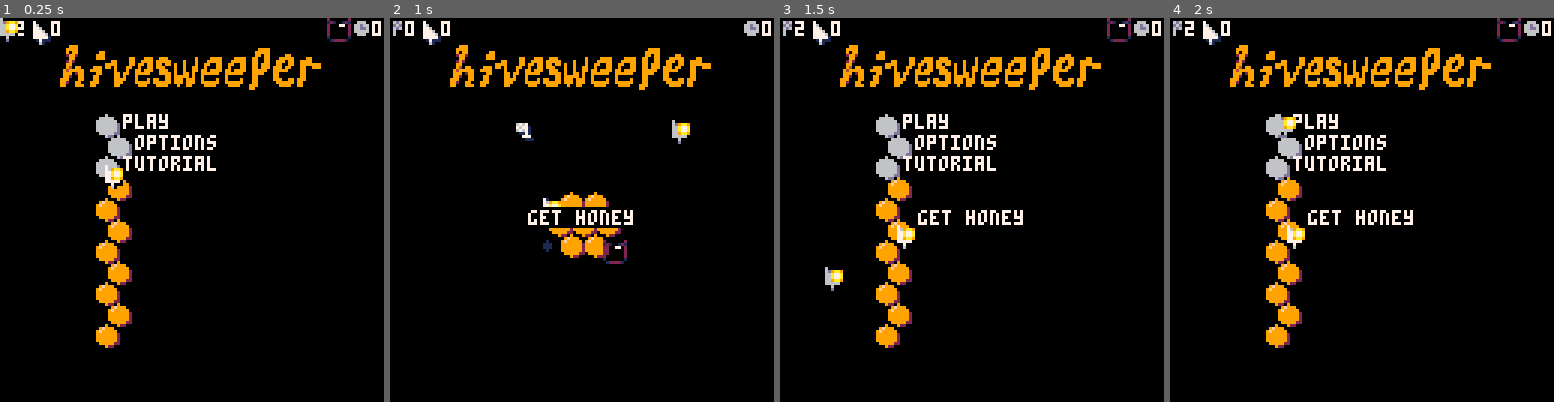
Above: before the commit, frames 1-4 (left to right).
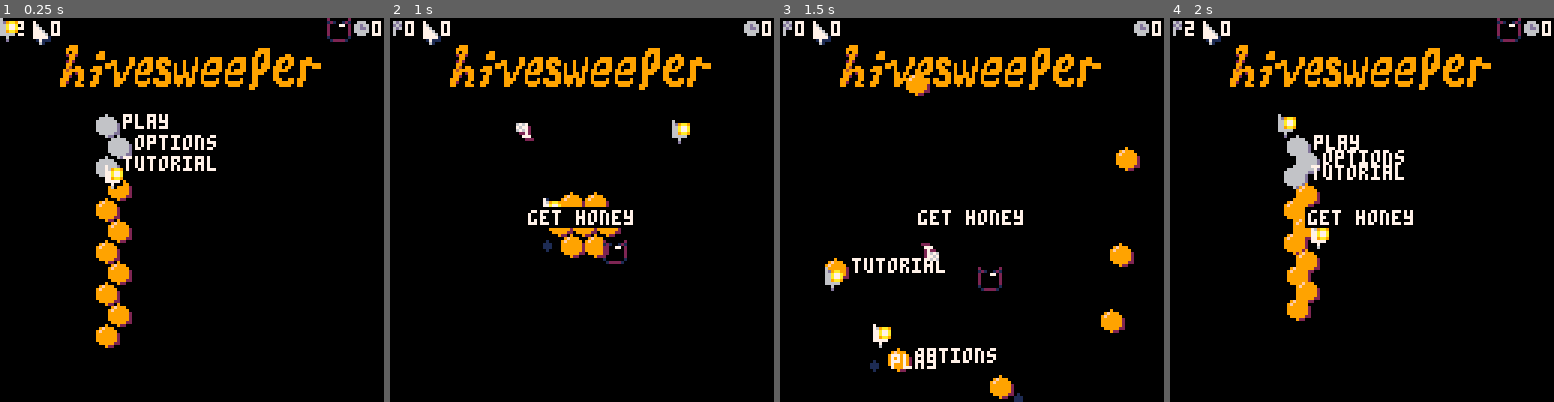
Above: after the commit, the same moments.

Repository: seaspaces27/hivesweeper-p8
Game: PICO-8 cartridge hivesweeper.p8
Two runs of this game, one before a commit and one after it. Both use one fixed random seed, a clock stepped at 60 frames per second and the inputs below.
Inputs (mouse positions are in pixels of both pictures, inside the frame that each line leads up to):
- Up to frame 1 (0.25 s): no input
- Up to frame 2 (1 s): tap X (X key) at 0.33 s; click (670, 121) at 0.67 s; tap O (Z key) at 0.7 s
- Up to frame 3 (1.5 s): tap X (X key) at 1.07 s; click (826, 267) at 1.22 s
- Up to frame 4 (2 s): hold Right from 1.6 s (still down); tap O (Z key) at 1.7 s; click (1277, 114) at 1.77 s; tap X (X key) at 1.85 s

Frame 1 is identical in both runs. In frame 2, less than 0.1% of the frame differs, in the area x 33-38%, y 28-33%; in frame 3, 7.5%, in the area x 3-94%, y 0-100%; in frame 4, 6.4%.

Commit message:
screen-transition system
basic implementation

Diff:
--- a/hivesweeper.p8
+++ b/hivesweeper.p8
@@ -33,6 +33,8 @@
   if s.screen==1 then
    s.tiles={"mouse (classic)","regular"}
   end
+  --set_new_hive(function()new_hive(1,#menu.tiles+8,nil,
+  --32,32)end,0)
   new_hive(1,#menu.tiles+8,nil,
   32,32)
   for i=1,#menu.tiles do
@@ -61,32 +63,31 @@
    //players[1].hin=1
    players[1].id=2
    sfx(5)
-  end
-  if s.tut_frame==80 then
+  elseif s.tut_frame==80 then
    //players[1].hin=1
    players[1].id=5
    sfx(7)
-  end
-  if s.tut_frame==90 then
+  elseif s.tut_frame==90 then
    players[1].a=true
-  end
-  if s.tut_frame==100 then
+  elseif s.tut_frame==100 then
    players[1].a=false
    music(2)
-  end
-  if s.tut_frame==110 then
+  elseif s.tut_frame==110 then
    players[1].id=8
    music(2)
-  end
-  if s.tut_frame==200 and #titlecards==0 then
+  elseif s.tut_frame==200 and #titlecards==0 then
    new_titlecard("avoid bees",90,-1)
-  end
-  if s.tut_frame==230 then
+  elseif s.tut_frame==230 then
    players[1].id=7
    debug=true
-  end
-  if s.tut_frame==260 then
+  elseif s.tut_frame==260 then
    mines[2]=true
+   sfx(11)
+  elseif s.tut_frame==290 then
+   relocate_bee(2,3)
+   sfx(11)
+  elseif s.tut_frame==320 then
+   relocate_bee(3,6)
    sfx(11)
   end
   --players[1].hin=1
@@ -101,11 +102,12 @@
 	  elseif(s.mode=="mouse (classic)")then
 	  	menu.active=false
 	  	set_plrs(0)
-	   new_hive(10,10)
+	   set_new_hive(function()new_hive(10,10)end,1)
 	   new_titlecard("classic")
 	  elseif(s.mode=="regular")then
 	  	menu.active=false
-	   new_hive(15,10)
+	   --new_hive(15,10)
+	   set_new_hive(function()new_hive(15,10)end,1)
 	   new_titlecard("regular")
 	  elseif(s.mode=="tutorial")then
 	   s:tut()
@@ -125,7 +127,8 @@
      if s.mode=="tutorial"then
       s.mode="menu"
       menu.screen=0 music(-1)
-	  	  menu:init()
+      set_new_hive(function()menu:init()end,1)
+	  	  --menu:init()
       break
      end
      print(b, b*5 + 10, p*7, p+1)
@@ -216,6 +219,11 @@
   flagfield[fl.id]=1
  end
  fl.upd=function(s)
+	 if(not s.dying)then
+	  local cell=hives_screen_pos[id]
+  	s.x=lerp(s.x,cell[1],.4)
+  	s.y=lerp(s.y,cell[2],.4)
+  end
  end
  fl.drw=function(s)
   if not s.dying then
@@ -356,7 +364,7 @@
  --update plr inputs
  for i=1,#players do
   local plr=players[i]
-  if #titlecards==0 then
+  if #titlecards==0 and not transition.active then
   	plr:upd()
   else
    plr:move()
@@ -392,7 +400,7 @@
    plr.id=plr.togo
   end
  end
- if(move_sfx and #players<=2)sfx(5+rnd(4))
+ if(move_sfx and #players<=2)print(default_tile..rnd(footsteps))
 
  --hive interaction
  --selecting=nil
@@ -461,7 +469,10 @@
  for i=#hblobs,1,-1 do
   hblobs[i]:upd()
  end
-
+ --update screen transitions
+ if transition.active then
+  transition:upd()
+ end
  --menu
  if(menu.active)menu:upd()
 
@@ -641,9 +652,19 @@
  spr(3,cell[1],cell[2])
 end
 
-function relocate_bee(id)
+function swap_bee(id,t_id)
+ mines[id]=false
+ mines[t_id]=true
+end
+
+function relocate_bee(id,t_id)
 	if mines[id]then
 	 mines[id]=false
+	 --target id exists
+	 if t_id then
+	  mines[t_id]=true return
+	 end
+
 	 for i=1,#mines do --swap with earliest non-mine cell
 	  if(i~=id and (mines[i]==nil or mines[i]==false))then
 	   --move bee
@@ -653,8 +674,10 @@
 	   --update number list
 	   local adj=neighbours(id)
 	   for j=1,#adj do
-	    numbers[adj[j]]-=1
-	    if(numbers[adj[j]]==0)numbers[adj[j]]=nil
+	    if numbers[adj[j]]then
+		    numbers[adj[j]]-=1
+		    if(numbers[adj[j]]==0)numbers[adj[j]]=nil
+	    end
 	   end
 	   local adj=neighbours(i)
 	   for j=1,#adj do
@@ -705,11 +728,20 @@
  t_end=time()
  game_length=t_end-t_start
 end
+
+function shake_cells(amt,frames)
+ for i,v in pairs(hives_screen_pos)do
+  v[1]+=rrnd(amt)
+  v[2]+=rrnd(amt)
+ end
+end
+
 function winlose(gameover)
  if gameover then--unopened<(total_bees or 0) then
   --lost
  	sfx(3) gamerunning=false
   local offset=0
+  shake_cells(1,2)
   for j=1,#mines do
   --mark all mines
    if mines[j]==true and revealed[j]==false then
@@ -882,6 +914,15 @@
  honeyjar.pressed=10
  honeyjar.ui_pos=true
 end honeyjar:init()
+honeyjar.leak=function(s)
+ if s.pips>0 then
+  for i=1,s.pips do
+   local hb=honeyblob(nil)
+   hb.phase=2 hb.alive=false
+   hb.dy=i*.3 s.pips-=1 hb.dx=0
+  end
+ end
+end
 honeyjar.drw=function(s)
  local id=26 local oy=s.pressed==0 and 0 or 1
  if(s.open)id=25
@@ -892,33 +933,48 @@
  spr(id,s.x,s.y+oy)
  s.pressed=max(s.pressed-1,0)
  --if(s.pressed>0)spr(27,s.x,s.y+oy-p-2)
+ if not gamerunning then
+  print("\#0"..s.pips,s.x+2,s.y+oy+9)
+ end
 end
 
 hblobs={}
 function honeyblob(id)
- local c=hives_screen_pos[id]
- local hb={}hb.x=c[1] hb.y=c[2]
+
+ local hb={}
+ local c=hives_screen_pos[id]or {honeyjar.x+4,honeyjar.y}
+ hb.x=c[1] hb.y=c[2]
  hb.phase=0 hb.t=0 hb.offset=0
- hb.id=id
+ hb.id=id hb.alive=gamerunning
+ hb.dy=-rnd(1) hb.dx=rrnd(2)
+ hb.init=function(s)
+
+ end
  hb.upd=function(s)
   s.t+=1
-  if s.t==3then
+  if s.t==3 and s.phase==0 then
    if(mines[s.id]==true)del(hblobs,s)
    s.phase=1
    s.offset=s.x-16
    if(s.x>=64)s.offset=s.x+16
   end
   if s.phase==1then
-   s.x=lerp(s.x,
-   s.offset,.1)
-   --s.y=lerp(s.y,honeyjar.y-4,.05)
-   if(s.x==s.offset or s.t>8)s.phase=2s.offset=y
+   s.x=lerp(s.x,s.offset,.1)
+   if(s.t>8)s.phase=2s.offset=y s.t=0
    s.y=lerp(s.y,s.y-3,.1)
   elseif s.phase==2then
-   s.x=lerp(s.x,honeyjar.x,.12)
-   s.y=lerp(s.y,honeyjar.y,--.05
-   (mid(.4,.24,abs(honeyjar.y-s.y)/64)*.4)
-   )
+   if s.alive then --go to jar
+	   s.x=lerp(s.x,honeyjar.x,.12)
+	   s.y=lerp(s.y,honeyjar.y,--.05
+	   (mid(.4,.24,abs(honeyjar.y-s.y)/64)*.4)
+	   )
+   else--fall away
+    s.x+=s.dx
+    s.y+=s.dy
+    s.dy+=.07 --gravity
+    s.dx*=.9
+    if(s.y>130)del(hblobs,s)
+   end
    --if(s.x==honeyjar.x)s.phase=3
   end
   if abs(s.y-honeyjar.y)<4
@@ -932,16 +988,92 @@
 	 if s.phase==0 then
 	 	spr(40,s.x,s.y)
 	 elseif s.phase<=2then
+	  if s.phase==2 and not s.alive then
+	   pal(9,13)pal(10,6)
+	   if(s.t==0)sfx(11)honeyjar.pressed=2
+	  end
 	  spr(34,s.x,s.y)
+	  pal()
 	 end
  end
  hb.drw_outline=function(s)
 	 if s.phase~=0 and s.phase<=2then
+	  if s.phase==2 and not s.alive then
+	   pal(2,1)pal(4,5)
+	  end
 	  spr(35,s.x,s.y)
+	  pal()
 	 end
  end
  add(hblobs,hb)
  return hblobs
+end
+
+transition={}
+transition.init=function(s)
+ transition.active=false
+ transition.t=0
+	transition.call=nil
+	transition.screenpos={}
+	transition.phase=0
+end
+transition:init()
+function set_new_hive(hive_func,typ)
+ transition.call=hive_func
+ transition.active=true
+ transition.screenpos=hives_screen_pos
+end
+transition.upd=function(s)
+ if s.phase==0 then
+	 local spd=.1+s.t*.2
+	 for i,v in pairs(hives_screen_pos) do
+	  local dx=abs(v[1])-64
+	  local dy=abs(v[2])-64
+	  local dist=sqrt(dx+dy)
+	  local a=atan2(dx,dy)
+	  a+=.13
+	  v[1]+=cos(a)*spd
+	  v[2]+=sin(a)*spd
+	 end
+	 if s.t==40 then --load new hive
+	  //honeyjar:leak()
+	  s.phase=1
+	  if(s.call)s.call()
+	  --copy values
+	  for i,v in pairs(hives_screen_pos)do
+	   s.screenpos[i]={v[1],v[2]}
+	   v[1]=64 v[2]=64
+	  end
+	  s.t=0
+	 end
+ else
+  for i,v in pairs(hives_screen_pos)do
+	  local target=s.screenpos[i]
+
+	  local dx=abs(target[1]-64)
+	  local dy=abs(target[2]-64)
+	  local dist=sqrt(dx+dy)
+	  local a=atan2(dx,dy)
+
+	  local amt=((dist/64)+a)*.1
+	  v[1]=lerp(v[1],s.screenpos[i][1]
+	  ,amt)
+	  v[2]=lerp(v[2],s.screenpos[i][2]
+	  ,amt)
+	 end
+	 if s.t>=40 then
+	  --finalise positions
+	  for i,v in pairs(hives_screen_pos)do
+	   local target=s.screenpos[i]
+	   v[1]=target[1]
+	   v[2]=target[2]
+	  end
+	  --deactivate
+	  s.active=false
+	  s:init()
+	 end
+ end
+ s.t+=1
 end
 -->8
 --ui + misc
@@ -1014,6 +1146,9 @@
 end
 -->8
 --player code
+//?"\ai0x5"g1
+default_tile="\ai0x5"
+footsteps={"g1","d1","a1","e1"}
 
 function add_plr(i)
 	local plr={}
@@ -1182,12 +1317,12 @@
 end
 __gfx__
 00000000000900000001000000000000000000000009000000000000000000007777000000000000000000000000000000000000000000000000000000000000
-0000000009f9990001111100000000000070700009999900000100000d6d60007766000000aaaa00000000000000000000000000005005000000000000000000
-007007009f99999011111110000100007000007099f9f9900011110006d661000011aa000aaaaaa0005005000050050000500500050000500000000000000000
-0007700099999992111111100011100000aaa0009ff9ff92011010100d6d61000a11aa110aaaaaa0000000000000000005000050000000000000000000000000
-0007700099999992111111100011100070aaa0709ff9ff9201110110001161001a11aa110aaaaaa0005005000005500000055000005005000000000000000000
-007007009999999211111110000100000000000099f9f99201101010000666000a11aa110aaaaaa0000550000005500000500500000550000000000000000000
-00000000099999220111110000000000070007000999992500111100000011100011aa0000aaaa00000000000000000000000000000000000000000000000000
+0000000009f9990001101100000000000070700009999900000100000d6d60007766000000aaaa00000000000000000000000000005005000000000000000000
+007007009f99999010011010000100007000007099f9f9900011110006d662000011aa000aaaaaa0005005000050050000500500050000500000000000000000
+0007700099999992101111100011100000aaa0009ff9ff92011010100d6d62000a11aa110aaaaaa0000000000000000005000050000000000000000000000000
+0007700099999992101111100011100070aaa0709ff9ff9201110110002262001a11aa110aaaaaa0005005000005500000055000005005000000000000000000
+007007009999999210111110000100000000000099f9f99201101010000666000a11aa110aaaaaa0000550000005500000500500000550000000000000000000
+00000000099999220111110000000000070007000999992500111100000022200011aa0000aaaa00000000000000000000000000000000000000000000000000
 00000000000922000001000000000000000700000009250000010000000000000000000000000000000000000000000000000000000000000000000000000000
 60006d60600000006d00000000040000000000000000000000010000000000000077770020000002878787870000000000000000000000000000000000000000
 6600d6d06d000000666d000009494900000000000000000001112200000000000077770012100121121001210000000000000000000000000000000000000000
@@ -1195,16 +1330,16 @@
 6d006000666d00000161110049494942001910000000000011202020000000000011aa0020000002200000020000000000000000000000000000000000000000
 606060006666d00000d1000094949492001910000000000011220220000000000a11aa1120000002200000020000000000000000000000000000000000000000
 00000000666661000000000049494942000100000000000011202020000000001a11aa1120000002200000020000000000000000000000000000000000000000
-00000000016111000000000004949420000000000000000001222200000000000a11aa1110000001100000010000000000000990000000000000000000000000
-0000000000d100000000000000092000000000000000000000020000000000000011aa0001222210012222100099990090099999000000000000000000000000
-0666000000000000000000000004200000000000000000000000000000000000a00000a0700000a0000000000000000000000000000000000000000000000000
-66d66000009aa900000aa00000299400000000000000000000000000000000000900090000000000000000000000000000000000000000000000000000000000
-66dd600000a77a00009a7a0002999920000000000000000000000000000000000000000000000000000000000000000000000000000000000000000000000000
-6666600000a77a00009aaa0002999940000000000000000000000000000000000000000000000000000000000000000000000000000000000000000000000000
-06660000009aa9000009900000299200000000000000000000000000000000000000000000000000000000000000000000000000000000000000000000000000
-66d66000000000000000000000022000000000000000000000000000000000000a00090000000000000000000099000000000000000000000000000000000000
-66d6600000000000000000000000000000000000000000000000000000000000900000a0a0000070000000000999000000000000000000000000000000000000
-66d66000000000000000000000000000000000000000000000000000000000000000000000000000000000000999909000000000000000000000000000000000
+00000000016111000000000004949420000000000000000001222200000000000a11aa1110000001100000010000000000000000000000000000000000000000
+0000000000d100000000000000092000000000000000000000020000000000000011aa0001222210012222100000000000000000000000000000000000000000
+0666000000000000000000000004200000051000000000000000000000000000a00000a0700000a0000000000000000070070070000000000000000000000000
+66d66000009aa9000009900000222400001dd5000000000000000000000000000900090000000000000000000000000007170700000000000000000000000000
+66dd600000a77a000099a9000222222001dd6d100000000000000000000000000000000000000000000000000000000001777000000000000000000000000000
+6666600000a77a00009999000222224001dddd500000000000000000000000000000000000000000000000000000000077707770000000000000000000000000
+06660000009aa9000009900000222200001dd1000000000000000000000000000000000000000000000000000000000000777100000000000000000000000000
+66d66000000000000000000000022000000110000000000000000000000000000a00090000000000000000000000000007001700000000000000000000000000
+66d6600000000000000000000000000000000000000000000000000000000000900000a0a0000070000000000000000070777070000000000000000000000000
+66d66000000000000000000000000000000000000000000000000000000000000000000000000000000000000000000000070000000000000000000000000000
 06660000000600000006000000090000000900200009005020090020000000000000000000000000000000000000000000000000000000000000000000000000
 66d6600006666600066666000999990009a9990009a9990009999900000000000000000000000000000000000000000000000000000000000000000000000000
 6dd660006656666066566560999999909a9999909a99999099797990000000000000000000000000000000000000000000000000000000000000000000000000
Not shown, changed: the music (__music__) section of hivesweeper.p8
Not shown, changed: the sound effects (__sfx__) section of hivesweeper.p8
